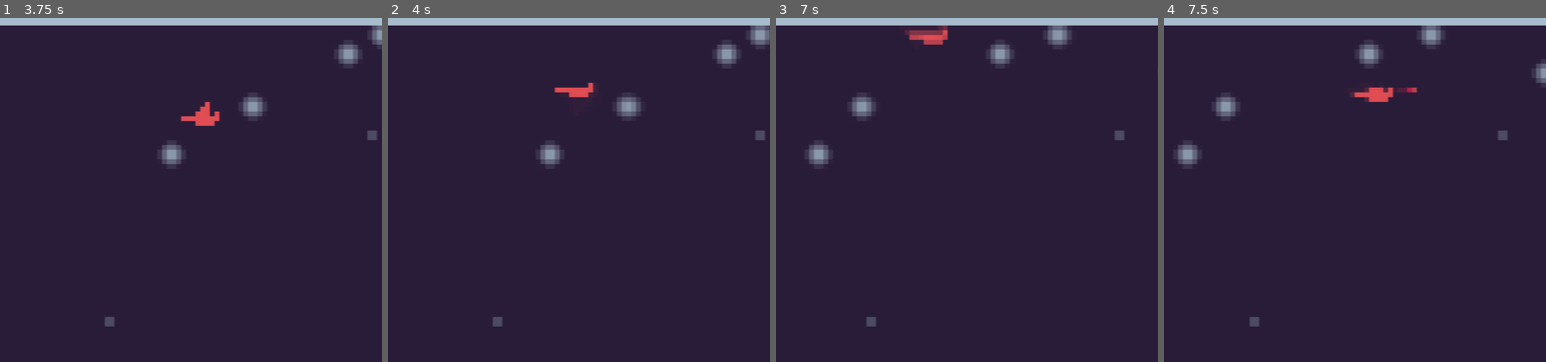
Above: before the commit, frames 1-4 (left to right).
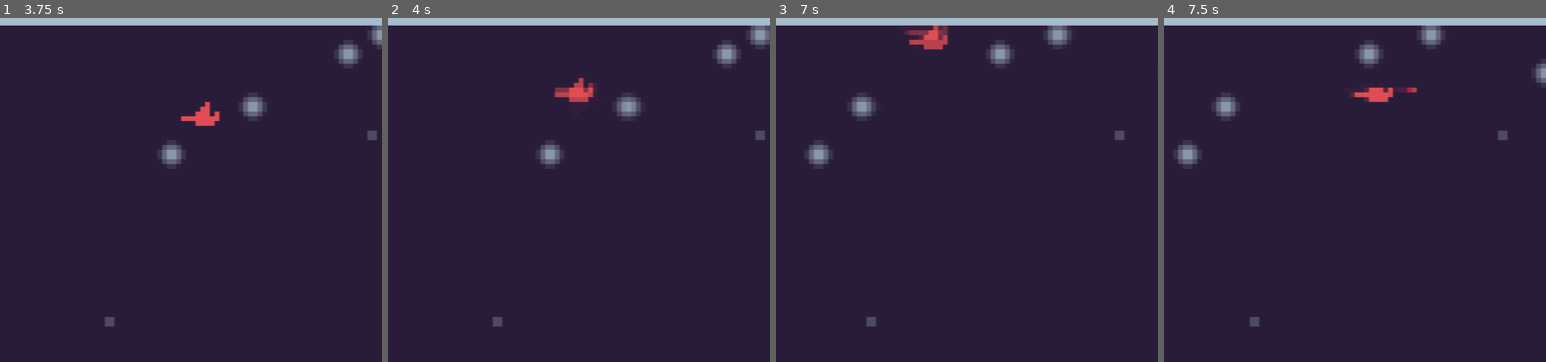
Above: after the commit, the same moments.

Repository: SmallConfusion/Redbird
Game: Godot game, scene res://main.tscn
The game is run twice, just before and just after one commit, with the same random seed, the same clock (stepped at 60 frames per second) and the same inputs. Sound files missing from this copy of the repository are replaced by a short silence.
Inputs:
- Up to frame 1 (3.75 s): tap Enter at 0.5 s; hold Right (Right) 0.53-1.28 s; hold Down (Fall) 0.53-1.28 s; tap Up (Flap) at 0.77, 1.07, 1.52, 1.82, 3.02, 3.32 s; tap Space at 1.25 s; hold Left (Left) 1.28-2.03 s; tap Z (Fire) at 1.35, 2.85 s; hold Down (Fall) 2.03-2.78 s; hold Right (Right) 2.03-3.53 s; hold Left (Left) from 3.53 s (still down); hold Down (Fall) from 3.53 s (still down)
- Up to frame 2 (4 s): keep holding Left (Left); keep holding Down (Fall); tap Up (Flap) at 3.77 s
- Up to frame 3 (7 s): tap Up (Flap) at 4.07, 4.52, 4.82, 6.02, 6.32, 6.77 s; release Down (Fall) at 4.28 s; tap Z (Fire) at 4.35, 5.85 s; hold Down (Fall) 5.03-5.78 s; release Left (Left) at 5.78 s; hold Right (Right) from 5.78 s (still down); hold Down (Fall) from 6.53 s (still down)
- Up to frame 4 (7.5 s): keep holding Right (Right); tap Up (Flap) at 7.07 s; release Down (Fall) at 7.28 s; tap Z (Fire) at 7.35 s
The pictures show only the part of the screen within x 0-50%, y 21-71%; the shares and areas given below are measured in that part.

Frame 1 is identical in both runs. In frame 2, 0.3% of the frame differs, in the area x 43-54%, y 17-25%; in frame 3, 0.3%, in the area x 34-45%, y 2-10%; in frame 4, nothing differs.

Commit message:
fix flap fall bug

Diff:
--- a/game/Player/player_animation_manager.gd
+++ b/game/Player/player_animation_manager.gd
@@ -4,8 +4,11 @@
 var dead := false
 
 func _on_animation_finished():
-	if not falling and not dead:
-		play("default")
+	if not dead:
+		if falling:
+			play("fall")
+		else:
+			play("default")
 
 func flap():
 	if not dead:
